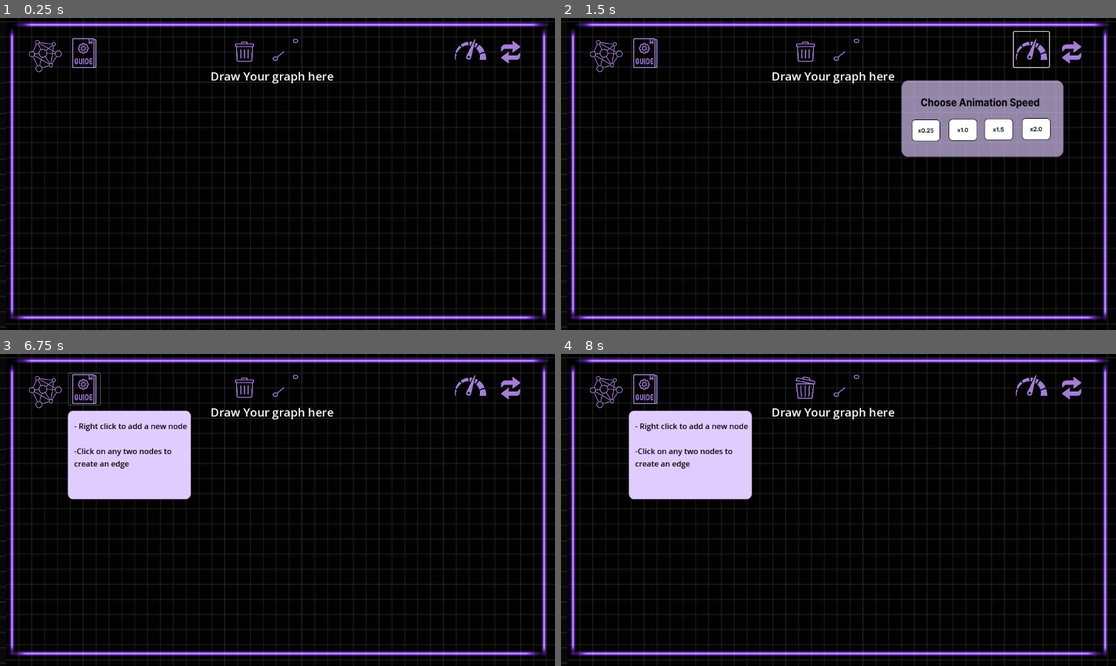
Above: before the commit, frames 1-4 (two rows, left to right).
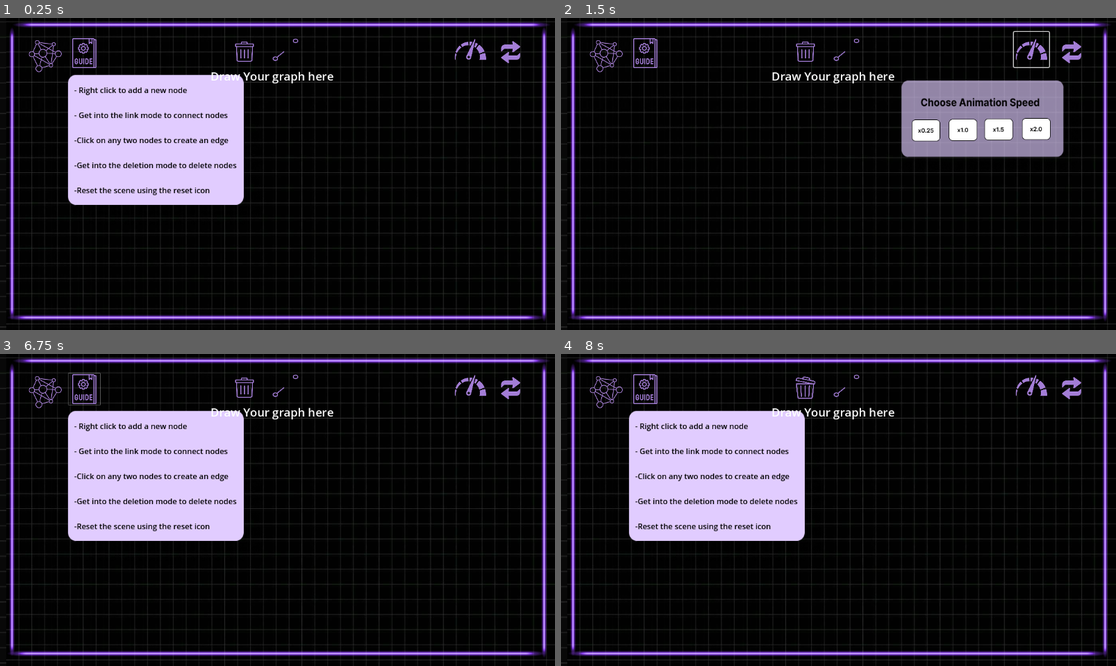
Above: after the commit, the same moments.

Repository: ftomara/Algo_MF
Game: Godot game, scene res://scenes/graph_scene_.tscn
Same seed, same stepped clock (60 frames per second), same inputs: the game is played once before the commit and once after it.
Inputs (mouse positions are in pixels of both pictures, inside the frame that each line leads up to):
- Up to frame 1 (0.25 s): no input
- Up to frame 2 (1.5 s): click (1077, 52) at 0.5 s; click (1032, 49) at 1.25 s
- Up to frame 3 (6.75 s): click (366, 466) at 2 s; click (399, 466) at 2.75 s; click (438, 466) at 3.5 s; click (477, 466) at 4.25 s; click (44, 391) at 5 s; click "DFS" at 5.75 s; click (83, 388) at 6.5 s
- Up to frame 4 (8 s): click (805, 388) at 7.25 s

The runs differ from the first frame. In frame 1, 13% of the frame differs, in the area x 12-44%, y 18-61%; in frame 2, nothing differs; in frame 3, 7.5%; in frame 4, 7.5%.

Commit message:
Add output label for bfs + update user guide

Diff:
--- a/algo_visualizer/scenes/graph_scene_.tscn
+++ b/algo_visualizer/scenes/graph_scene_.tscn
@@ -334,12 +334,11 @@
 flat = true
 
 [node name="guideWindow" type="TextureRect" parent="."]
-visible = false
 layout_mode = 0
 offset_left = 140.0
 offset_top = 117.0
-offset_right = 425.0
-offset_bottom = 333.0
+offset_right = 547.0
+offset_bottom = 434.0
 texture = ExtResource("25_eeoro")
 expand_mode = 1
 
@@ -347,13 +346,18 @@
 layout_mode = 0
 offset_left = 14.0
 offset_top = 21.0
-offset_right = 240.0
-offset_bottom = 44.0
+offset_right = 351.0
+offset_bottom = 204.0
 theme_override_colors/font_color = Color(0, 0, 0, 1)
 text = "- Right click to add a new node
 
--Click on any two nodes to
-create an edge"
+- Get into the link mode to connect nodes
+
+-Click on any two nodes to create an edge
+
+-Get into the deletion mode to delete nodes
+
+-Reset the scene using the reset icon"
 
 [node name="LinesLayer" type="Node2D" parent="."]
 
@@ -450,6 +454,20 @@
 offset_top = 348.0
 offset_right = 37.0
 offset_bottom = 388.0
+theme_override_colors/font_shadow_color = Color(0.623529, 0.192157, 0.501961, 1)
+theme_override_colors/font_outline_color = Color(0.647059, 0.105882, 0.901961, 1)
+theme_override_constants/outline_size = 5
+theme_override_font_sizes/font_size = 28
+theme_override_styles/normal = SubResource("StyleBoxLine_x5k7h")
+text = "Output :"
+
+[node name="output2" type="Label" parent="QueuePanel"]
+visible = false
+layout_mode = 0
+offset_left = -59.0
+offset_top = 289.0
+offset_right = 53.0
+offset_bottom = 329.0
 theme_override_colors/font_shadow_color = Color(0.623529, 0.192157, 0.501961, 1)
 theme_override_colors/font_outline_color = Color(0.647059, 0.105882, 0.901961, 1)
 theme_override_constants/outline_size = 5
--- a/algo_visualizer/scripts/graph_node.gd
+++ b/algo_visualizer/scripts/graph_node.gd
@@ -17,7 +17,7 @@
 		E_NODE_STATE.visited:
 			$Gnode.modulate = Color.GREEN
 		E_NODE_STATE.selected:
-			$Gnode.modulate = Color.ORANGE
+			$Gnode.modulate = Color.PLUM
 		E_NODE_STATE.normal:
 			$Gnode.modulate = Color.WHITE
 		E_NODE_STATE.deleting:
--- a/algo_visualizer/scripts/graph_scene_.gd
+++ b/algo_visualizer/scripts/graph_scene_.gd
@@ -6,11 +6,14 @@
 var visited := {}  # Tracks visited nodes
 var stack := []    # Stack used for backtracking
 var queue := []
+
 
 enum Modes {DeleteMode , LineMode , NormalMode}
 var Current_mode = Modes.NormalMode
 var GraphNodeScene = preload("res://scenes/graph_node.tscn")
 var square = preload("res://scenes/square.tscn")
+
+@onready var output_2 = $QueuePanel/output2
 
 var first_selected = null
 var current_edit_node: GraphNodePiece = null
@@ -86,9 +89,11 @@
 	visited[node]=true
 	await Add_to_queue(node , false)
 	await get_tree().create_timer(0.3).timeout
+
 	while(not queue.is_empty()):
 		var visited_node = queue.front()
 		printt(visited_node.get_node("Gnode/Label").text)
+		output_2.text += visited_node.get_node("Gnode/Label").text + "  "
 		visited_node.update_state(GraphNodePiece.E_NODE_STATE.visited)
 		await get_tree().create_timer(0.5).timeout
 		queue.pop_front()
@@ -126,6 +131,9 @@
 		queue_container.get_child(0).queue_free()
 	await get_tree().process_frame
 
+	if queue_container.get_child_count() ==0 :
+		$QueuePanel/queue.visible = false
+		output_2.visible = true
 
 func DFS():
 	if nodes.is_empty():
@@ -159,7 +167,7 @@
 				l.default_color = Color.RED  # Highlight current traversal
 			await _dfs_visit(neighbor)
 			if l:
-				l.default_color = Color.GRAY  # Backtracked
+				l.default_color = Color.GREEN  # Backtracked
 
 	# BACKTRACK (Pop stack)
 	await Remove_from_stack()
@@ -206,6 +214,10 @@
 func clear_queue():
 	for child in queue_container.get_children():
 		child.queue_free()
+	$QueuePanel/queue.visible = false
+
+
+
 
 func spawn_square_in_queue(text: String):
 	var square_instance = square.instantiate()
@@ -382,24 +394,23 @@
 	guide_window.visible = !guide_window.visible
 
 func _on_dfs_pressed():
+	reset_scene()
 	print("DFS pressed")
 	menu_options.visible = false
 	clear_queue()
 	DFS()
 
-	# Add small delay to prevent interference
-	#await get_tree().process_frame
-
-
 	#create_stack()
 
 func _on_bfs_pressed():
+	reset_scene()
 	print("BFS pressed")
 	$testing/Label2.visible = false
 	menu_options.visible = false
 	#clear_queue()
 	BFS()
 
+
 	#await get_tree().process_frame
 
 	#create_queue()
@@ -439,13 +450,20 @@
 
 
 func _on_reset_pressed():
+	reset_scene()
+
+func reset_scene():
 	print("resetting")
 	for node in nodes:
 		node.update_state(node.E_NODE_STATE.normal)
 	for line in lines:
 		line.default_color = Color.WHITE
+	output_2.text = "Output : "
+
 
 	clear_queue()
 	$testing/Label2.visible = false
 	$QueuePanel/queue.visible = false
 	$QueuePanel/output.visible = false
+	output_2.visible = false
+	$QueuePanel/output2.visible = false
